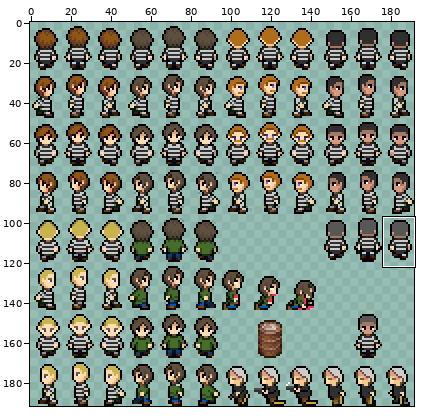
Two states of a sprite sheet, internal/assets/images/TimeOver_chara2.png. Above: a wide view before the commit, with the close-up outlined.
Close-up. Before the commit:
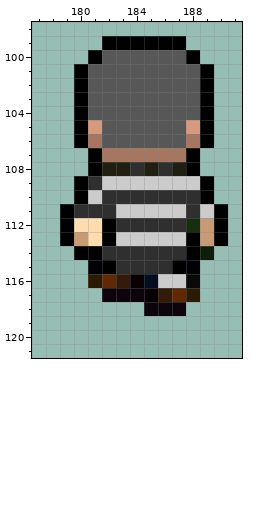
The file is 192x192 pixels. Pixels under 10% opacity are left out. Colours within 5 levels of each other are drawn and written as one. Shown: x 177..191, y 98..121. The commit also changed other parts of the picture, which this record leaves out.
After the commit:
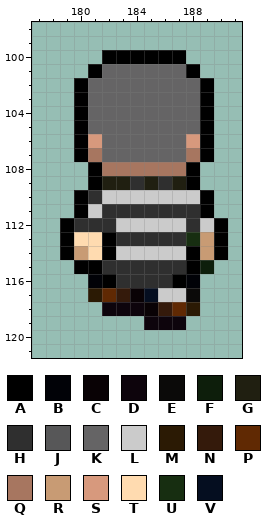
Palette (. is transparent): A #000000  B #010207  C #090205  D #0d040c  E #0b0a09  F #0d1e0b  G #201f11  H #2f2f2f  J #575758  K #656465  L #cbcbcb  M #2b1a04  N #341a0b  P #602903  Q #a77660  R #c89b74  S #d7997d  T #ffdbb0  U #172e11  V #050e20
Edits made:
y 99: x 182..187 AAAAAA -> ......
y 100: x 181..188 AJJJJJJA -> .AAAAAA.
y 101: x 180..189 AJJJJJJJJA -> .AKKKKKKA.
y 102..104: x 181..188 JJJJJJJJ -> KKKKKKKK
y 105: x 181..188 SJJJJJJS -> KKKKKKKK
y 106: x 181..188 QJJJJJJQ -> SKKKKKKS
y 107: x 180..189 .AQQQQQQA. -> AQKKKKKKQA
y 108: x 182..187 GGHGHG -> QQQQQQ
y 109: x 180..189 AHLLLLLLLA -> .AGGHGHGA.
y 110: x 181..188 LHHHHHHH -> HLLLLLLL
y 111: x 179..181 AHH -> .AL; x 183..187 LLLLL -> HHHHH; x 189..190 LA -> A.
y 112: x 180..189 TTAHHHHHUR -> HHHLLLLLHL
y 113: x 180 R -> T; x 183..188 LLLLLA -> HHHHHU
y 114: x 179..187 .AAHHHHHH -> ARTALLLLL; x 189..190 F. -> RA
y 115: x 180..182 .BA -> AAH; x 187..189 AB. -> HAF
y 116: x 181..188 MPNCVLLE -> BAHHHHAB
y 117: x 181..188 .DDDCNPM -> MPNCVLLE
y 118: x 182..188 ...DDD. -> DDDCNPM
y 119: x 185..187 ... -> DDD
